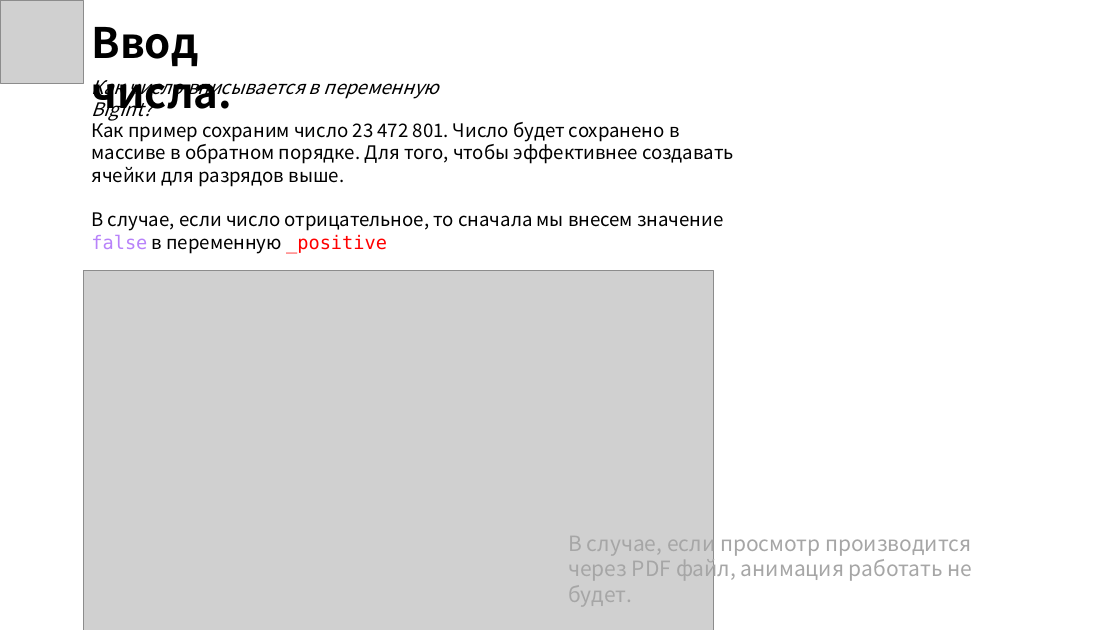
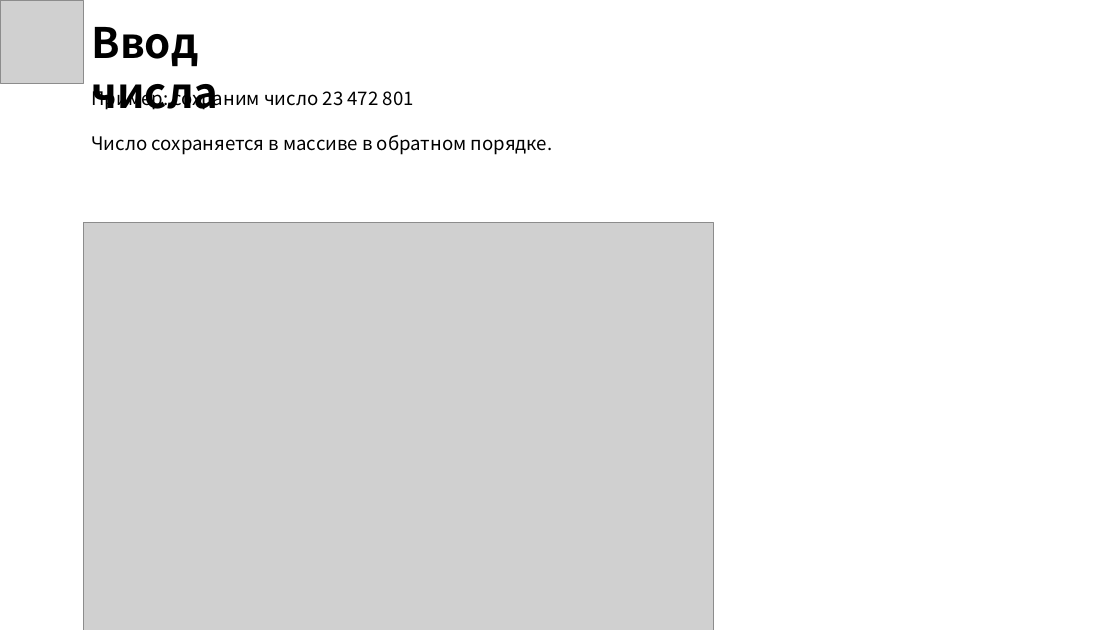
Before and after one commit to Elsium/ASD, a slide deck: slide 9 of presentation/presentation.pptx. Drawn at 1120x630 pixels with LibreOffice and Linux fonts; fonts in the diff are those of the drawing; grey boxes stand for pictures; background and template pictures are left out. Boxes give left, top, right and bottom in pixels: in the first picture for what was removed or moved away, otherwise in the second. Text is boxed around its words. In the diff, an @@ line names an element or a change of style, - is before the commit and + after.

```diff
--- a/presentation/presentation.pptx
+++ b/presentation/presentation.pptx
@@ text at [91,27,218,110]: text changed @@
-Ввод числа.
+Ввод числа
@@ text at [91,86,552,155]: text changed @@
-Как пример сохраним число 23 472 801. Число будет сохранено в массиве в обратном порядке. Для того, чтобы эффективнее создавать ячейки для разрядов выше.
-В случае, если число отрицательное, то сначала мы внесем значение false в переменную _positive
+Пример: сохраним число 23 472 801
+Число сохраняется в массиве в обратном порядке.
@@ text removed at [91,80,440,121] @@
-Как число вписывается в переменную BigInt?
@@ picture: place and size @@
-picture at [83,271,713,630]
+picture at [83,223,713,630]
@@ text removed at [568,530,972,582] @@
-В случае, если просмотр производится через PDF файл, анимация работать не будет.
```
Also in this commit, not shown: 15 other slides changed, 3 slides added, 4 slides removed, 4 other files.
